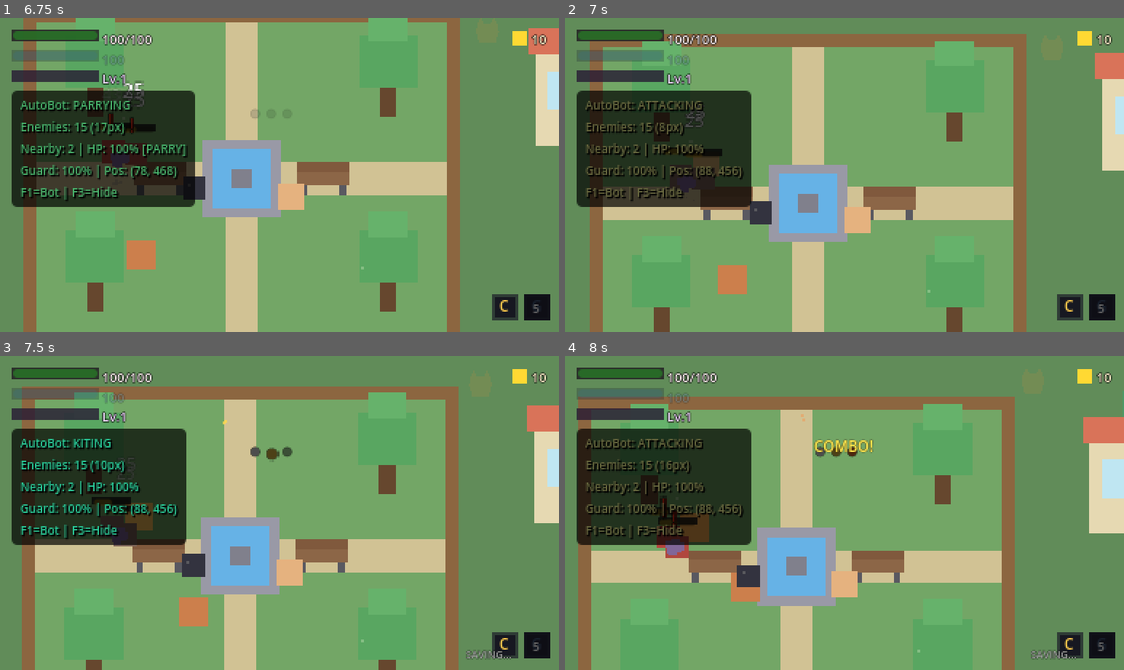
Above: before the commit, frames 1-4 (two rows, left to right).
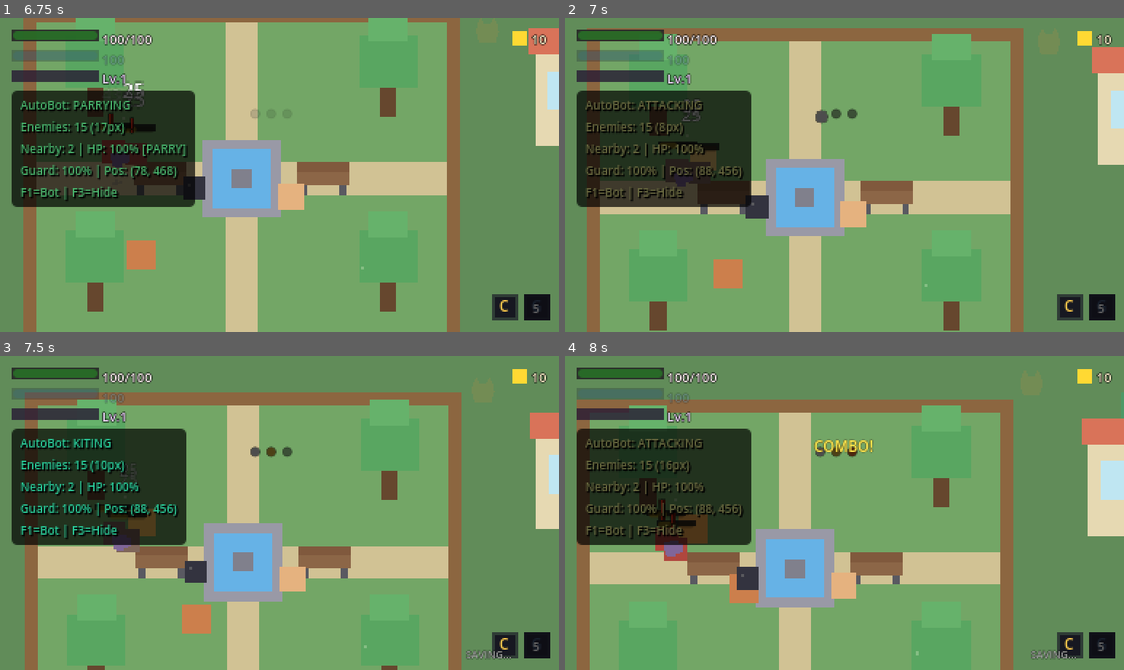
Above: after the commit, the same moments.

Repository: anthonyscry/momi-chronicles
Game: Godot game, scene res://ui/menus/title_screen.tscn
The game is run twice, just before and just after one commit, with the same random seed, the same clock (stepped at 60 frames per second) and the same inputs.
Inputs (mouse positions are in pixels of both pictures, inside the frame that each line leads up to):
- Up to frame 1 (6.75 s): click "Start Game" at 0.5 s; tap Enter (ui_accept) at 1.25, 1.52, 2.27, 3.77, 4.52, 5.27 s; move the mouse to (402, 159) at 1.27 s; hold D (move_right) 1.28-2.03 s; hold Space (attack) 1.28-2.03 s; click (402, 159) at 1.42 s; tap V (block) at 1.55, 2.1, 4.55, 5.1 s; move the mouse to (167, 190) at 2.02 s; hold S (move_down) 2.03-2.78 s; tap X (dodge) at 2.3, 5.3, 6.6 s; move the mouse to (335, 105) at 2.77 s; hold D (move_right) 2.78-3.53 s; hold X (dodge) 2.78-3.53 s; right-click (335, 105) at 3.05 s; move the mouse to (251, 237) at 3.52 s; hold W (move_up) 3.53-4.28 s; right-click (251, 237) at 3.6 s; click (251, 237) at 3.67 s; tap Space (attack) at 3.8 s; move the mouse to (447, 222) at 4.27 s; hold Space (attack) 4.28-5.03 s; hold A (move_left) 4.28-5.78 s; move the mouse to (111, 127) at 5.02 s; move the mouse to (307, 175) at 5.77 s; hold S (move_down) 5.78-6.53 s; hold Q (cycle_companion) 5.78-6.53 s; click (307, 175) at 5.92 s; right-click (307, 175) at 6.05 s; move the mouse to (195, 96) at 6.52 s; hold D (move_right) from 6.53 s (still down)
- Up to frame 2 (7 s): keep holding D (move_right); tap Enter (ui_accept) at 6.77 s; tap Space (attack) at 6.8 s
- Up to frame 3 (7.5 s): move the mouse to (402, 497) at 7.27 s; release D (move_right) at 7.28 s; hold W (move_up) from 7.28 s (still down); hold E (interact) from 7.28 s (still down)
- Up to frame 4 (8 s): keep holding W (move_up); keep holding E (interact); tap Enter (ui_accept) at 7.52 s; tap V (block) at 7.55 s

Frame 1 is identical in both runs. In frame 2, 12% of the frame differs, in the area x 3-100%, y 3-100%; in frame 3, 12%; in frame 4, 4.9%.

Commit message:
auto-claude: subtask-2-2 - Integrate input buffer into player controller and combat states
- Added InputBuffer component to player.gd (@onready reference)
- Added InputBuffer node to player.tscn scene (0.1s buffer window)
- Created input buffering methods in player.gd:
  * _buffer_combat_inputs() for capturing attack/dodge/block/special inputs
  * consume_buffered_action() to retrieve and remove buffered actions
  * has_buffered_action() to check without consuming
  * clear_buffered_actions() to clear all buffered inputs

- Updated PlayerAttack state:
  * Added _handle_buffered_inputs() to check buffer on attack finish
  * Transitions to appropriate state based on buffered input

- Updated PlayerComboAttack state:
  * Modified _check_chain_input() to check input buffer
  * Added _handle_buffered_inputs() for combo end transitions
  * Consumes buffered attack when chaining combo hits

- Updated PlayerDodge state:
  * Added _handle_buffered_inputs() for dodge-to-attack chaining
  * Checks buffered actions when dodge completes

Result: Enables responsive combat with 0.1s input buffering. Players can
press inputs slightly early during animations and they will execute
immediately when available, reducing dropped inputs and improving feel.

Co-Authored-By: Claude Sonnet 4.5 <noreply@anthropic.com>

Diff:
--- a/characters/player/player.gd
+++ b/characters/player/player.gd
@@ -20,6 +20,7 @@
 @onready var health: HealthComponent = $HealthComponent
 @onready var progression = $ProgressionComponent  # ProgressionComponent - no type to avoid cyclic dependency
 @onready var guard = $GuardComponent  # GuardComponent for blocking
+@onready var input_buffer: InputBuffer = $InputBuffer  # InputBuffer for responsive input handling
 
 var facing_direction: String = "down"
 var facing_left: bool = false
@@ -97,6 +98,10 @@
 		if event.keycode == KEY_F3:
 			if hitbox_visualizer:
 				hitbox_visualizer.toggle()
+
+	# Buffer combat inputs for responsive action execution
+	if input_buffer:
+		_buffer_combat_inputs()
 
 
 func _physics_process(delta: float) -> void:
@@ -199,6 +204,50 @@
 	var action = bot_pending_action
 	bot_pending_action = ""
 	return action
+
+# =============================================================================
+# INPUT BUFFERING
+# =============================================================================
+
+## Buffer combat inputs for responsive action execution
+func _buffer_combat_inputs() -> void:
+	if not input_buffer:
+		return
+
+	# Buffer attack actions
+	if Input.is_action_just_pressed("attack"):
+		input_buffer.buffer_action("attack")
+	if InputMap.has_action("attack_alt") and Input.is_action_just_pressed("attack_alt"):
+		input_buffer.buffer_action("attack")
+
+	# Buffer dodge action
+	if Input.is_action_just_pressed("dodge"):
+		input_buffer.buffer_action("dodge")
+
+	# Buffer block action (if guard available)
+	if guard and Input.is_action_just_pressed("block"):
+		input_buffer.buffer_action("block")
+
+	# Buffer special attack (if unlocked)
+	if Input.is_action_just_pressed("special_attack"):
+		input_buffer.buffer_action("special_attack")
+
+## Consume and return the next buffered action (called by states)
+func consume_buffered_action() -> String:
+	if not input_buffer:
+		return ""
+	return input_buffer.consume_buffered_action()
+
+## Check if a specific action is buffered without consuming it
+func has_buffered_action(action_name: String) -> bool:
+	if not input_buffer:
+		return false
+	return input_buffer.has_buffered_action(action_name)
+
+## Clear all buffered actions (e.g., on state transitions that should reset buffer)
+func clear_buffered_actions() -> void:
+	if input_buffer:
+		input_buffer.clear_buffer()
 
 ## Bot triggers an action (attack, special_attack, dodge)
 func bot_trigger_action(action: String) -> void:
--- a/characters/player/player.tscn
+++ b/characters/player/player.tscn
@@ -19,6 +19,7 @@
 [ext_resource type="Script" path="res://components/hitbox/hitbox.gd" id="10_hitbox"]
 [ext_resource type="Script" path="res://components/hurtbox/hurtbox.gd" id="11_hurtbox"]
 [ext_resource type="Script" path="res://components/health/health_component.gd" id="12_health"]
+[ext_resource type="Script" path="res://components/input/input_buffer.gd" id="20_input_buffer"]
 
 [sub_resource type="CapsuleShape2D" id="CapsuleShape2D_player"]
 radius = 6.0
@@ -125,3 +126,7 @@
 [node name="ProgressionComponent" parent="." instance=ExtResource("15_progression")]
 
 [node name="GuardComponent" parent="." instance=ExtResource("19_guard")]
+
+[node name="InputBuffer" type="Node" parent="."]
+script = ExtResource("20_input_buffer")
+buffer_window = 0.1
--- a/characters/player/states/player_attack.gd
+++ b/characters/player/states/player_attack.gd
@@ -69,13 +69,28 @@
 			player.hitbox.disable()
 			hitbox_active = false
 
-	# Attack finished
+	# Attack finished - check for buffered inputs
 	if attack_timer >= ATTACK_DURATION:
-		state_machine.transition_to("Idle")
+		_handle_buffered_inputs()
 
 # =============================================================================
 # PRIVATE METHODS
 # =============================================================================
+
+func _handle_buffered_inputs() -> void:
+	# Check for buffered actions and transition to appropriate state
+	var buffered_action = player.consume_buffered_action()
+
+	if buffered_action == "dodge":
+		state_machine.transition_to("Dodge")
+	elif buffered_action == "attack":
+		# Chain to another attack (restart attack state)
+		state_machine.transition_to("Attack")
+	elif buffered_action == "special_attack" and player.is_ability_unlocked("special_attack"):
+		state_machine.transition_to("SpecialAttack")
+	else:
+		# No buffered action, return to idle
+		state_machine.transition_to("Idle")
 
 func _position_hitbox() -> void:
 	if not player.hitbox:
--- a/characters/player/states/player_combo_attack.gd
+++ b/characters/player/states/player_combo_attack.gd
@@ -122,7 +122,7 @@
 	if not can_chain:
 		return
 
-	# Check for attack input during combo window
+	# Check for attack input during combo window (live input)
 	var attack_pressed = Input.is_action_just_pressed("attack")
 	if not attack_pressed and InputMap.has_action("attack_alt"):
 		attack_pressed = Input.is_action_just_pressed("attack_alt")
@@ -133,6 +133,10 @@
 		if bot_action == "attack":
 			attack_pressed = true
 
+	# Also check input buffer for attack action
+	if not attack_pressed and player.has_buffered_action("attack"):
+		attack_pressed = true
+
 	if attack_pressed and combo_index < COMBO_DATA.size() - 1:
 		chain_requested = true
 
@@ -142,7 +146,10 @@
 	total_combo_damage += int(player.get_effective_base_damage() * current_data.damage_mult)
 
 	if chain_requested and combo_index < COMBO_DATA.size() - 1:
-		# Chain to next attack
+		# Chain to next attack - consume buffered attack if that's what triggered it
+		if player.has_buffered_action("attack"):
+			player.consume_buffered_action()
+
 		combo_index += 1
 		chain_requested = false
 
@@ -173,6 +180,27 @@
 
 		combo_index = 0
 		total_combo_damage = 0
+
+		# Check for buffered actions and transition accordingly
+		_handle_buffered_inputs()
+
+# =============================================================================
+# INPUT BUFFERING
+# =============================================================================
+
+func _handle_buffered_inputs() -> void:
+	# Check for buffered actions and transition to appropriate state
+	var buffered_action = player.consume_buffered_action()
+
+	if buffered_action == "dodge":
+		state_machine.transition_to("Dodge")
+	elif buffered_action == "attack":
+		# Start a new combo
+		state_machine.transition_to("ComboAttack")
+	elif buffered_action == "special_attack" and player.is_ability_unlocked("special_attack"):
+		state_machine.transition_to("SpecialAttack")
+	else:
+		# No buffered action, return to idle
 		state_machine.transition_to("Idle")
 
 # =============================================================================
--- a/characters/player/states/player_dodge.gd
+++ b/characters/player/states/player_dodge.gd
@@ -46,4 +46,23 @@
 	player.move_and_slide()
 
 	if dodge_timer >= DODGE_DURATION:
+		_handle_buffered_inputs()
+
+# =============================================================================
+# INPUT BUFFERING
+# =============================================================================
+
+func _handle_buffered_inputs() -> void:
+	# Check for buffered actions and transition to appropriate state
+	var buffered_action = player.consume_buffered_action()
+
+	if buffered_action == "attack":
+		state_machine.transition_to("ComboAttack")
+	elif buffered_action == "dodge":
+		# Chain dodges if desired
+		state_machine.transition_to("Dodge")
+	elif buffered_action == "special_attack" and player.is_ability_unlocked("special_attack"):
+		state_machine.transition_to("SpecialAttack")
+	else:
+		# No buffered action, return to idle
 		state_machine.transition_to("Idle")
Not shown: 1 places in characters/player/player.tscn that only renumber resources
